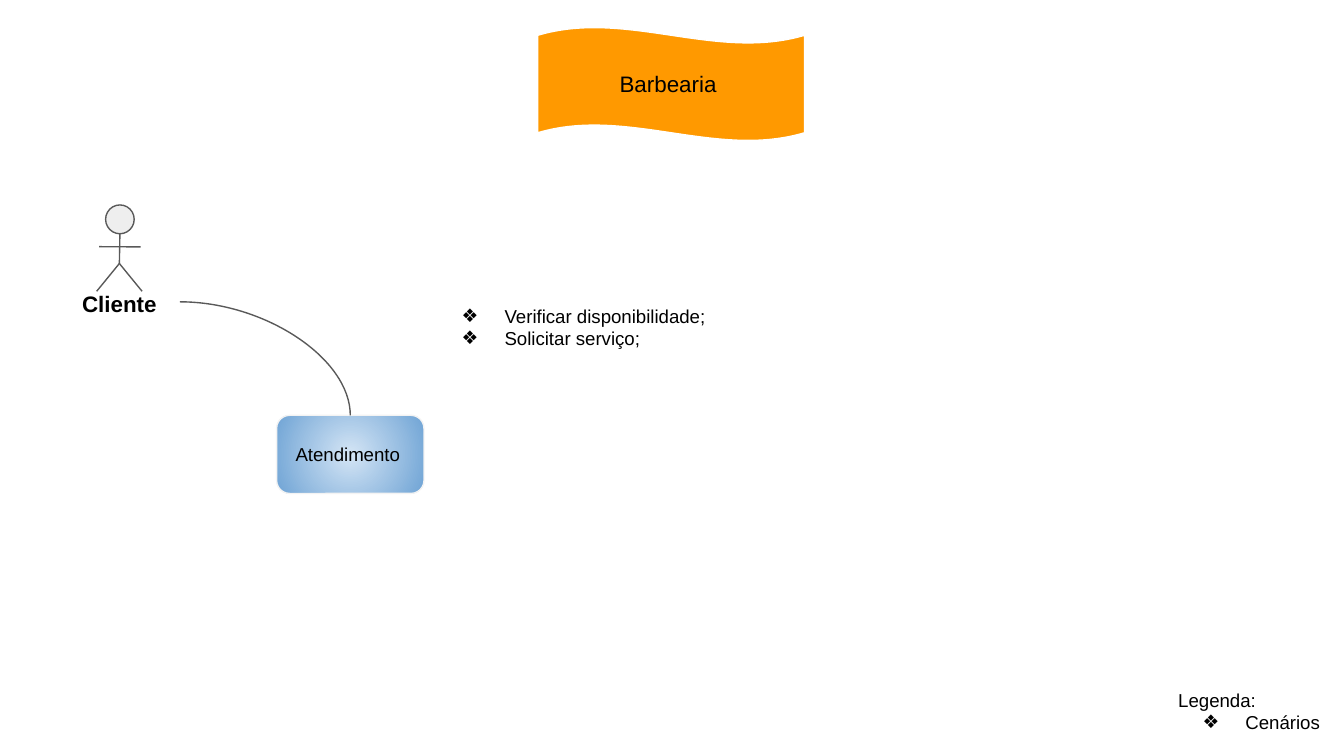
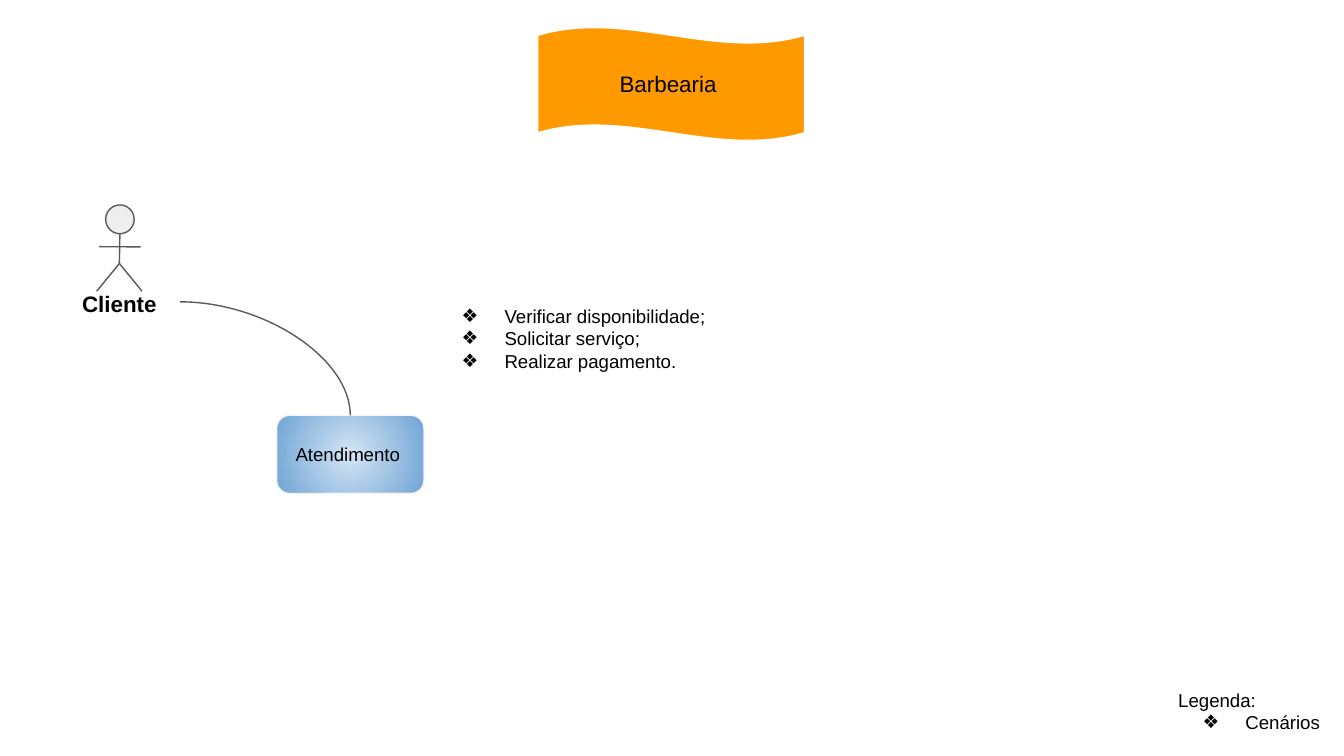
Before and after one commit to OPEBarbearia/projeto-barbearia, a slide deck: slide 1 of 15. Arquitetura de Negócio para cada Cenário.pptx. Drawn at 1344x756 pixels with LibreOffice and Linux fonts; fonts in the diff are those of the drawing. Boxes give left, top, right and bottom in pixels: in the first picture for what was removed or moved away, otherwise in the second. Text is boxed around its words. In the diff, an @@ line names an element or a change of style, - is before the commit and + after.

```diff
--- a/15. Arquitetura de Negócio para cada Cenário.pptx
+++ b/15. Arquitetura de Negócio para cada Cenário.pptx
@@ text at (505, 354, 676, 372): paragraph added @@
+❖ Realizar pagamento.
```
Also in this commit, not shown: 2 other slides changed, 1 slide added, 7 other files.
